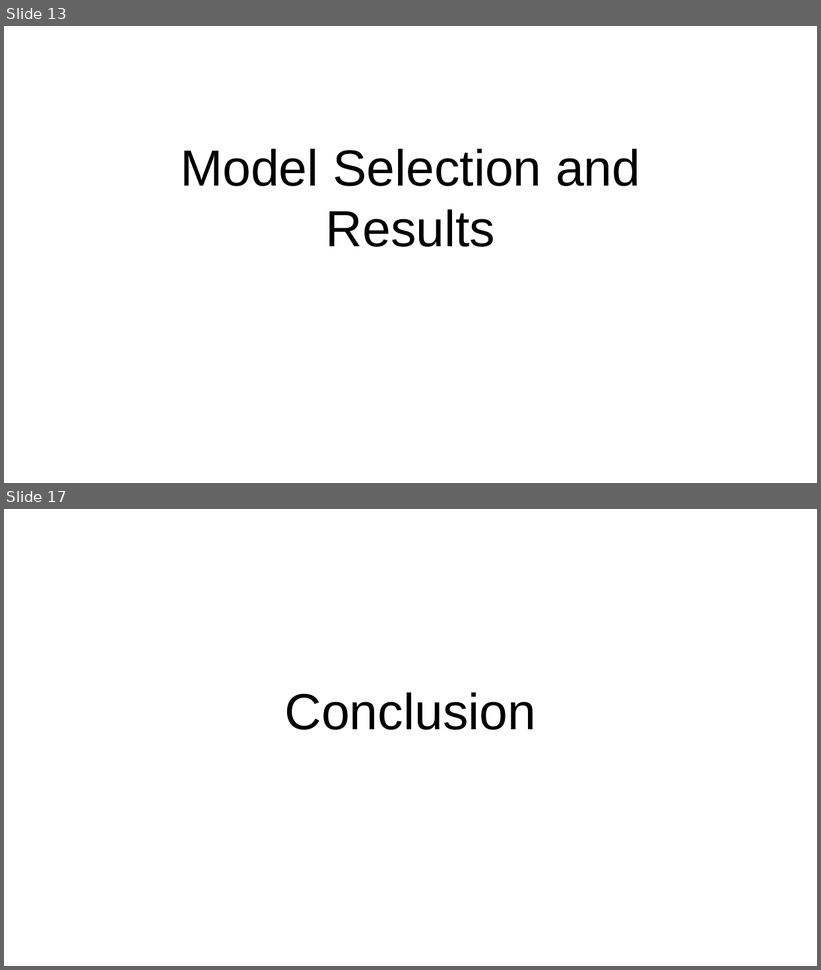
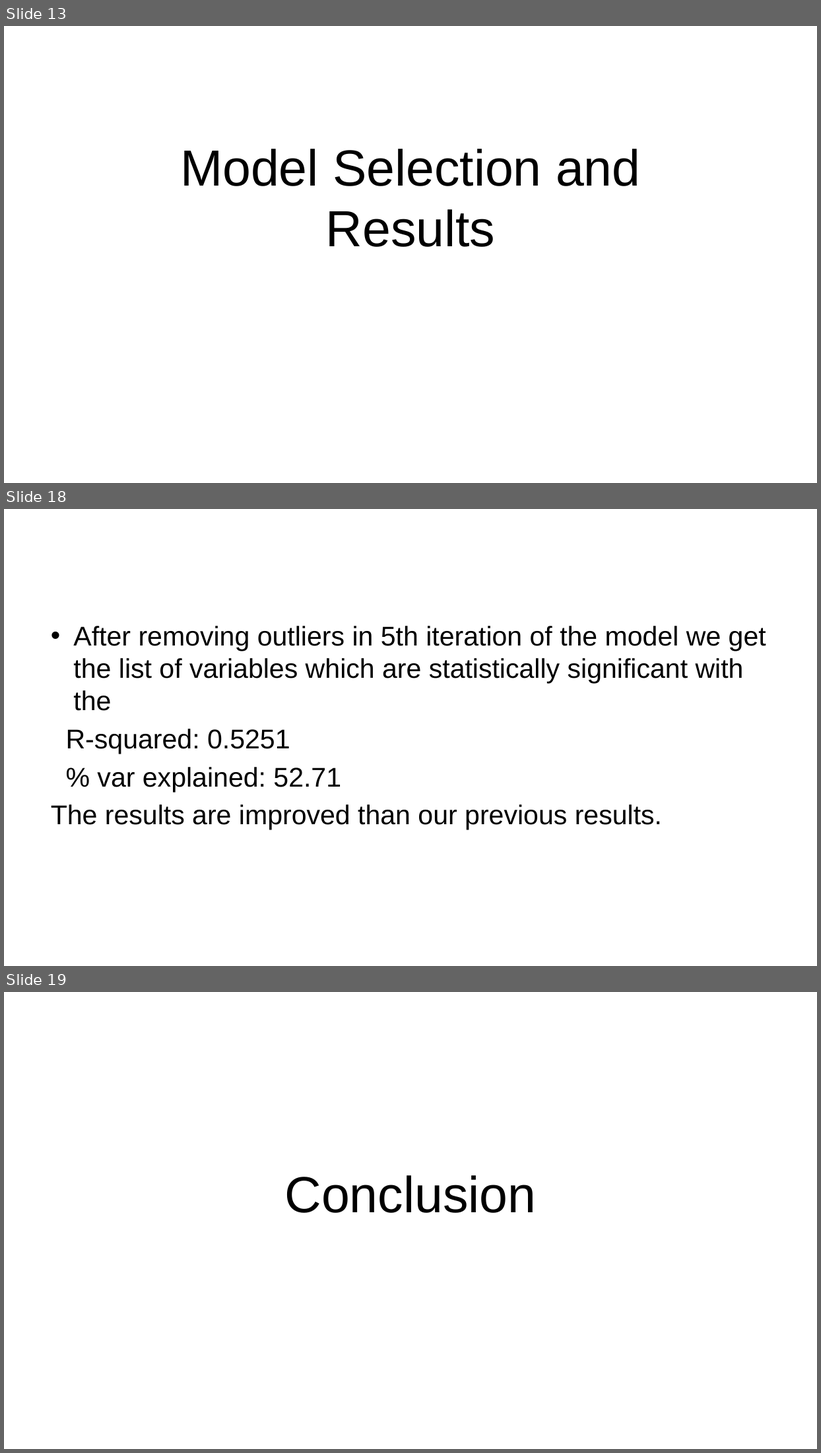
Before and after one commit to ruchajoshi1/capstone-project, a slide deck: Springborad Project.pptx. Shown one above the other, each under a label of ours: slides 13 and 17 before the commit, slides 13, 18 and 19 after it; the slides between them are not shown. The pictures are 821x970 and 821x1453 pixels, drawn with LibreOffice and Linux fonts; fonts in the diff are those of the drawing; background and template pictures are left out. Boxes give left, top, right and bottom in pixels: in the first picture for what was removed or moved away, otherwise in the second. Text is boxed around its words. In the diff, an @@ line names an element or a change of style, - is before the commit and + after.

```diff
--- a/Springborad Project.pptx
+++ b/Springborad Project.pptx
@@ slide 18 added at (4, 509, 817, 966), background picture (left out) @@
@@ text added at (51, 626, 766, 830), 32 pt, text #000000 @@
+• After removing outliers in 5th iteration of the model we get the list of variables which are statistically significant with the
+R-squared: 0.5251
+% var explained: 52.71
+The results are improved than our previous results.
@@ what was slide 17 is now slide 19 @@
```
Also in this commit, not shown: 10 slides changed, 1 other slide added, 2 other files.
